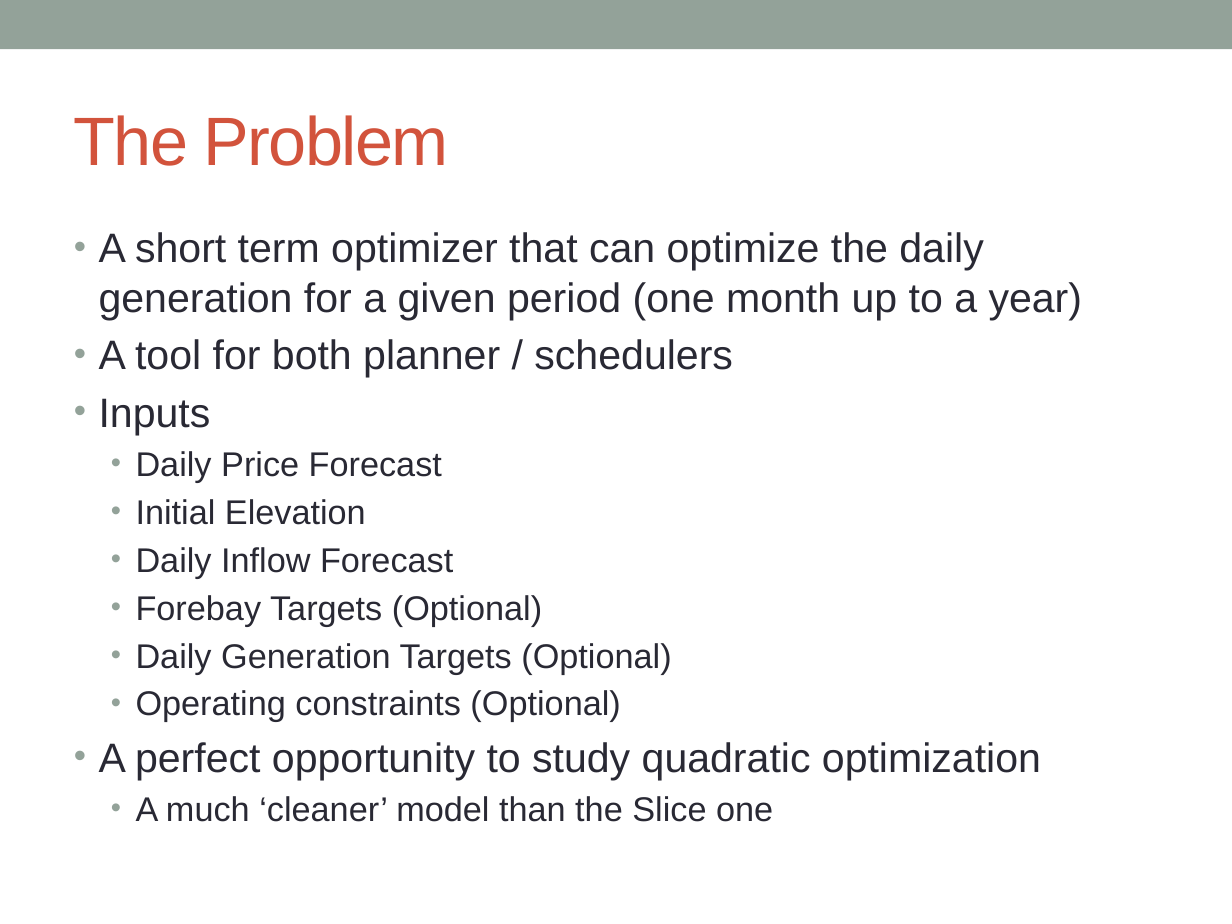
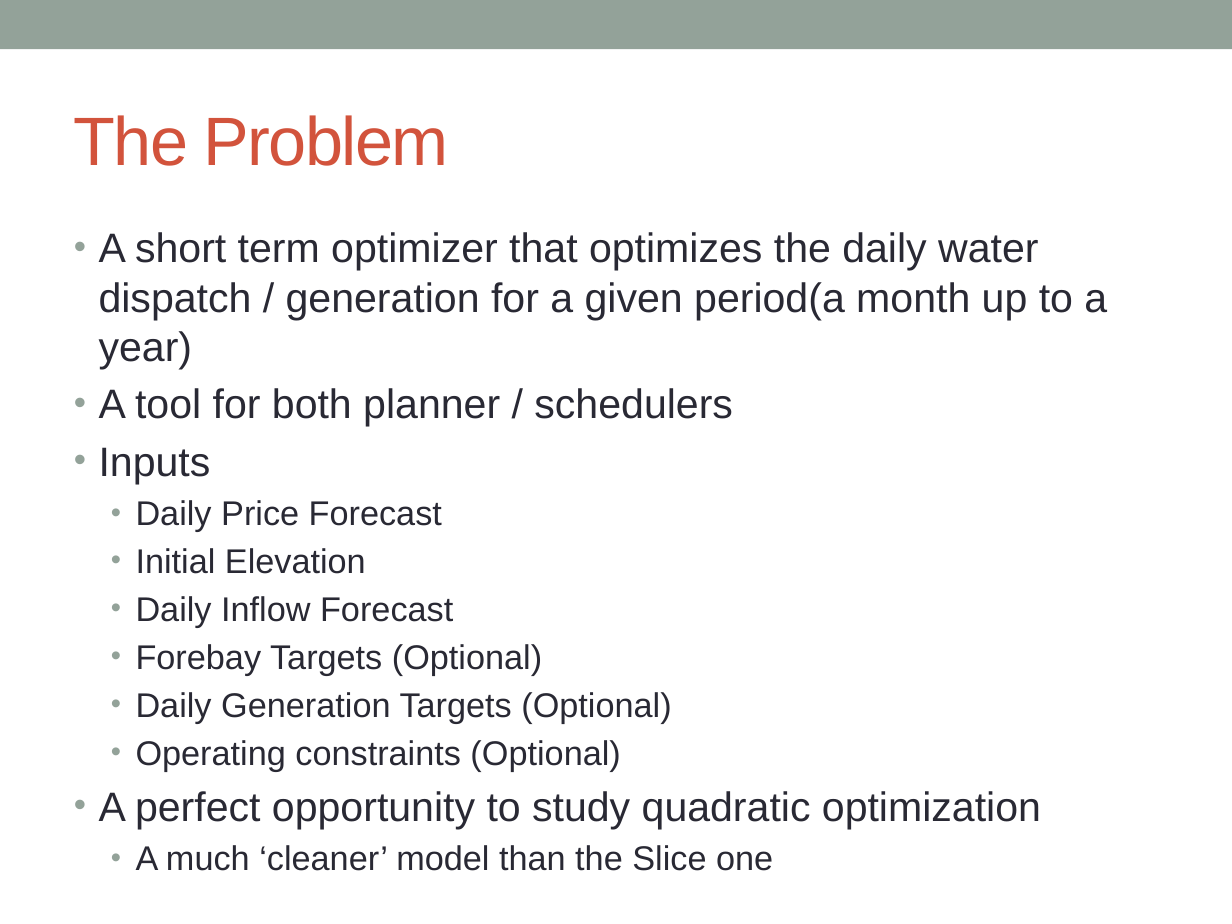
Before and after one commit to huzengjian/Swift-short-term-dispatch-model, a slide deck: slide 2 of Swift short term optimizer.pptx. Drawn at 1232x924 pixels with LibreOffice and Linux fonts; fonts in the diff are those of the drawing. Boxes give left, top, right and bottom in pixels: in the first picture for what was removed or moved away, otherwise in the second. Text is boxed around its words. In the diff, an @@ line names an element or a change of style, - is before the commit and + after.

```diff
--- a/Swift short term optimizer.pptx
+++ b/Swift short term optimizer.pptx
@@ text at box(99, 232, 1107, 369): text changed @@
-• A short term optimizer that can optimize the daily generation for a given period (one month up to a year)
+• A short term optimizer that optimizes the daily water dispatch / generation for a given period(a month up to a year)
```
Also in this commit, not shown: 6 other slides changed.
